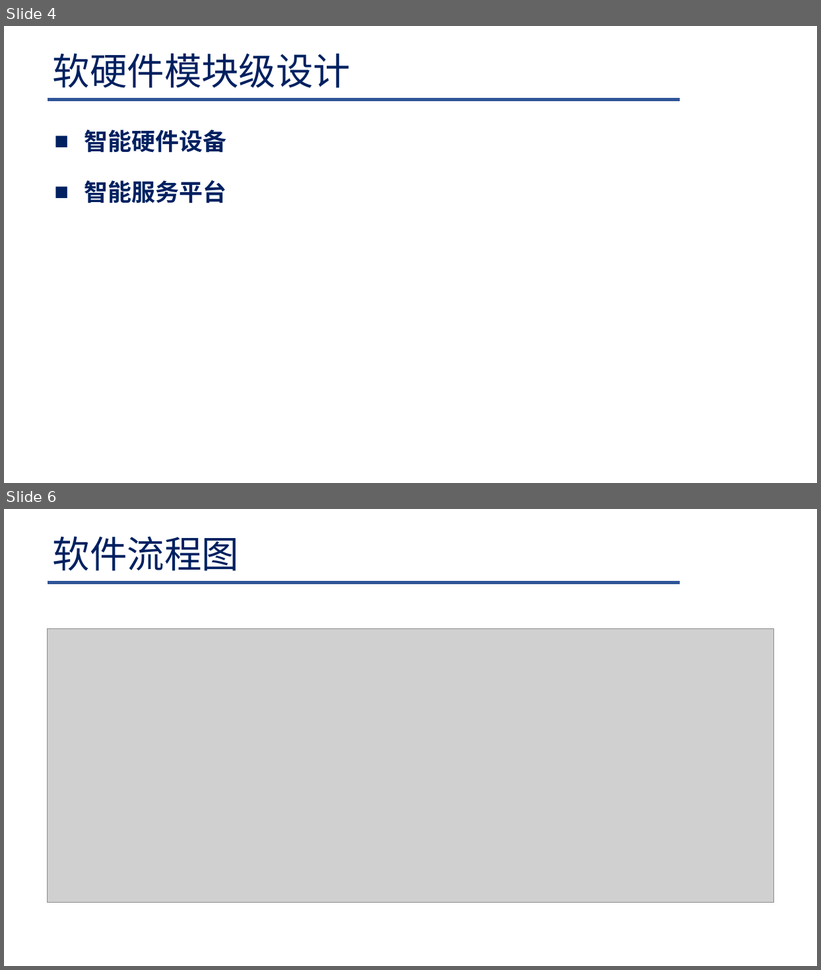
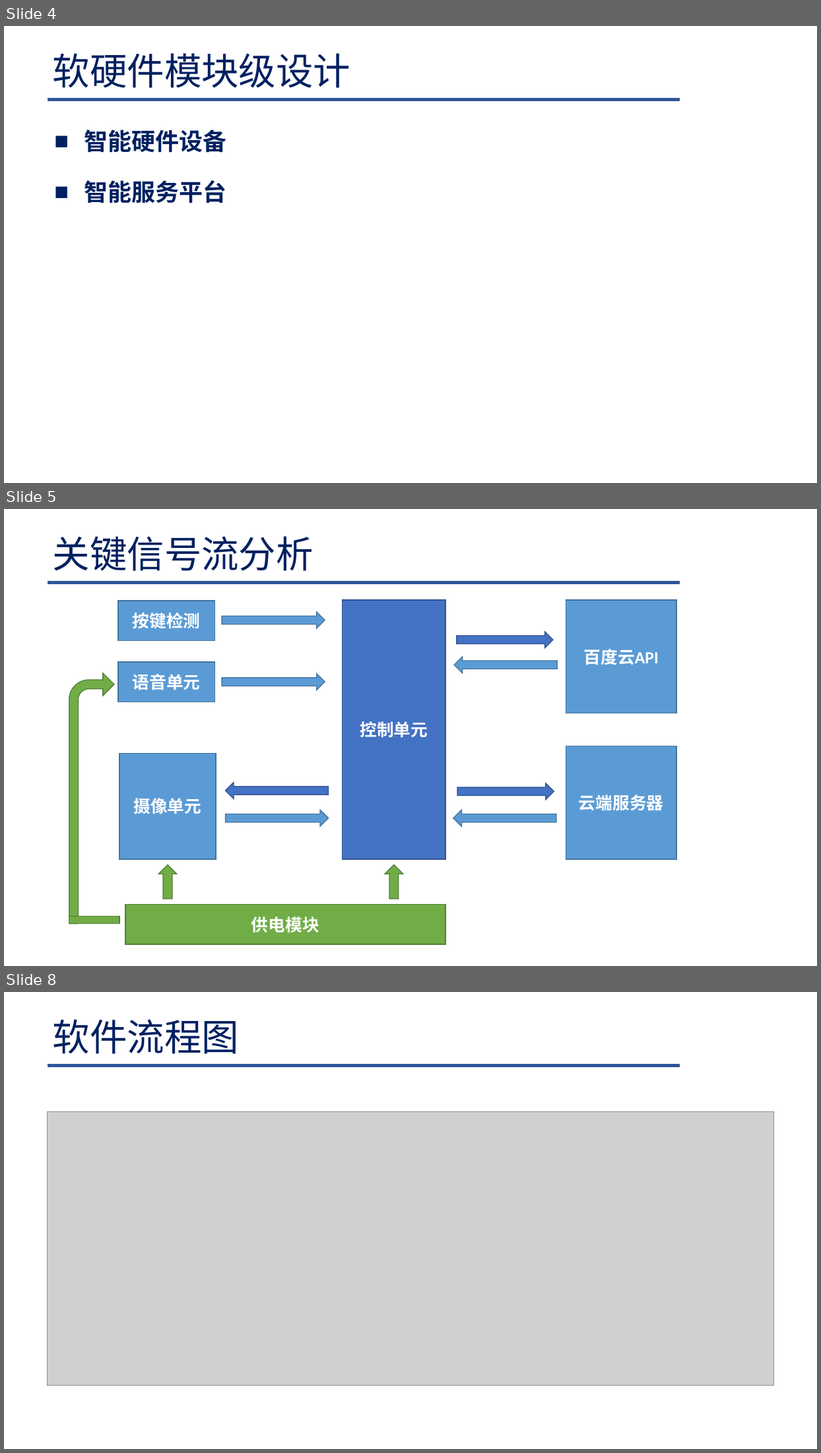
Before and after one commit to Lelucermaire111/Intelligent-blind-assistance-system, a slide deck: 系统设计/系统设计.pptx. Shown one above the other, each under a label of ours: slides 4 and 6 before the commit, slides 4, 5 and 8 after it; the slides between them are not shown. The pictures are 821x970 and 821x1453 pixels, drawn with LibreOffice and Linux fonts; fonts in the diff are those of the drawing; grey boxes stand for pictures; background and template pictures are left out. Boxes give left, top, right and bottom in pixels: in the first picture for what was removed or moved away, otherwise in the second. Text is boxed around its words. In the diff, an @@ line names an element or a change of style, - is before the commit and + after.

```diff
--- a/系统设计/系统设计.pptx
+++ b/系统设计/系统设计.pptx
@@ slide 5 added at <box>4,509,817,966</box>, background #FFFFFF; not listed: 1 template element that a slide beside it also shows @@
@@ title added at <box>53,536,314,571</box>, 44 pt, text #002060 @@
+关键信号流分析
@@ group added at <box>69,600,677,945</box>: 8 rectangles, 8 right arrows, 2 up arrows, 1 bent arrow @@
+按键检测
+语音单元
+控制单元
+摄像单元
+百度云API
+云端服务器
+供电模块
@@ what was slide 6 is now slide 8 @@
```
Also in this commit, not shown: 2 slides changed, 2 other slides added, 5 other files.
